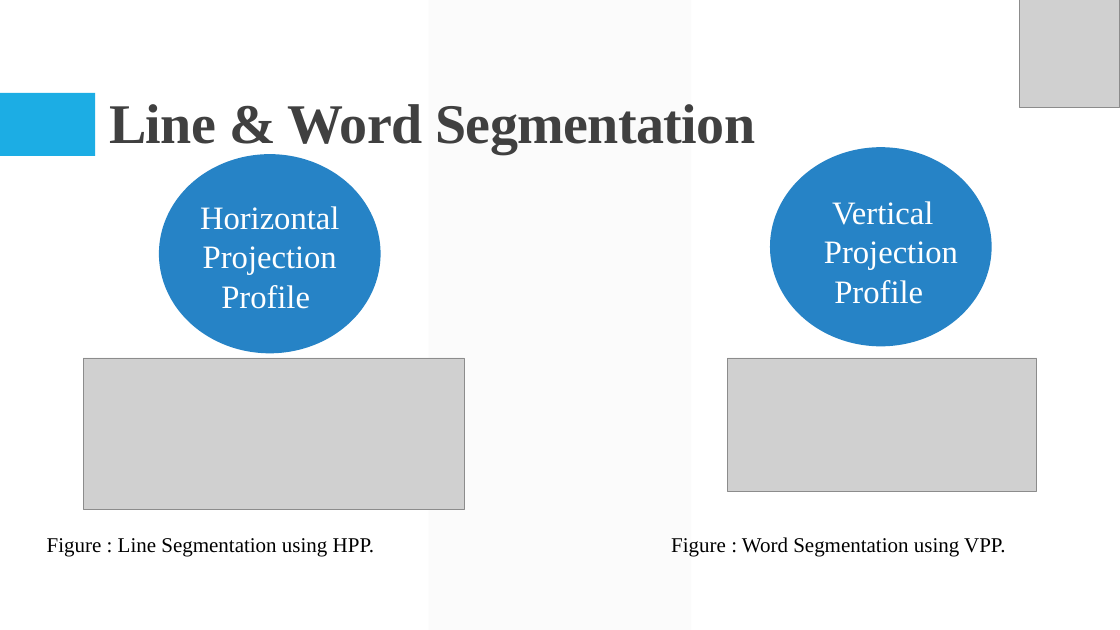
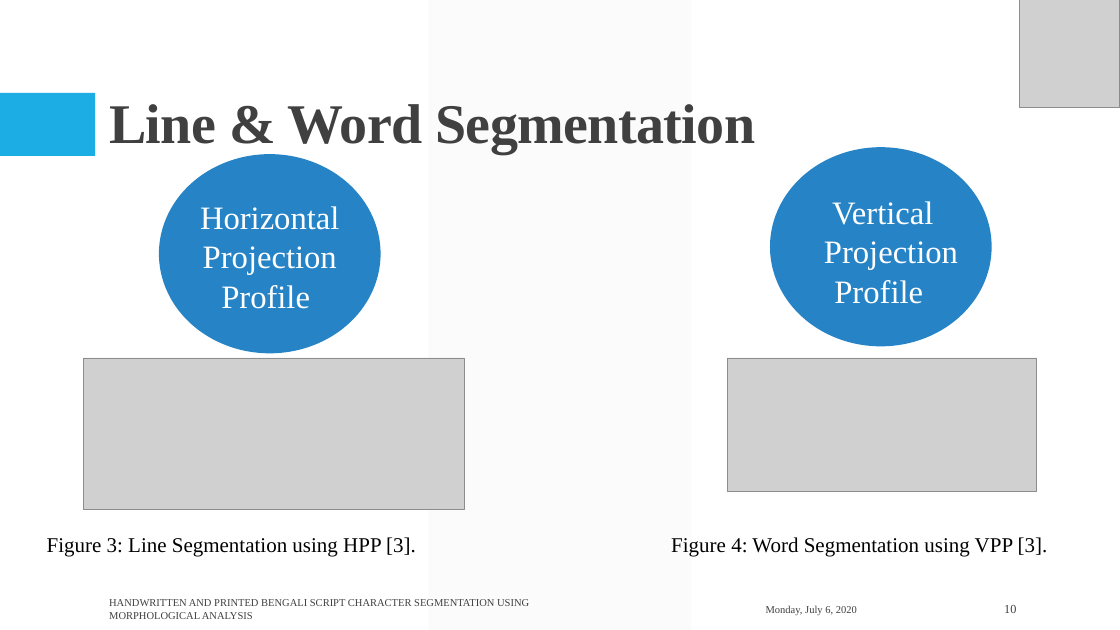
Before and after one commit to Arik096/project, a slide deck: slide 10 of book/puja.pptx (slide 7 before the commit). Drawn at 1120x630 pixels with LibreOffice and Linux fonts; fonts in the diff are those of the drawing; grey boxes stand for pictures. Boxes give left, top, right and bottom in pixels: in the first picture for what was removed or moved away, otherwise in the second. Text is boxed around its words. In the diff, an @@ line names an element or a change of style, - is before the commit and + after.

```diff
--- a/book/puja.pptx
+++ b/book/puja.pptx
@@ text at [47,537,416,557]: text changed @@
-Figure : Line Segmentation using HPP.
+Figure 3: Line Segmentation using HPP [3].
@@ text at [671,537,1048,557]: text changed @@
-Figure : Word Segmentation using VPP.
+Figure 4: Word Segmentation using VPP [3].
@@ text added at [109,599,529,619], 9 pt, text #404040 @@
+HANDWRITTEN AND PRINTED BENGALI SCRIPT CHARACTER SEGMENTATION USING MORPHOLOGICAL ANALYSIS
@@ text added at [766,605,857,615], 9 pt, text #404040 @@
+Monday, July 6, 2020
@@ page number added at [1004,605,1016,613], 10.5 pt, text #404040 @@
+10
```
Also in this commit, not shown: 16 other slides changed, 8 slides added.
